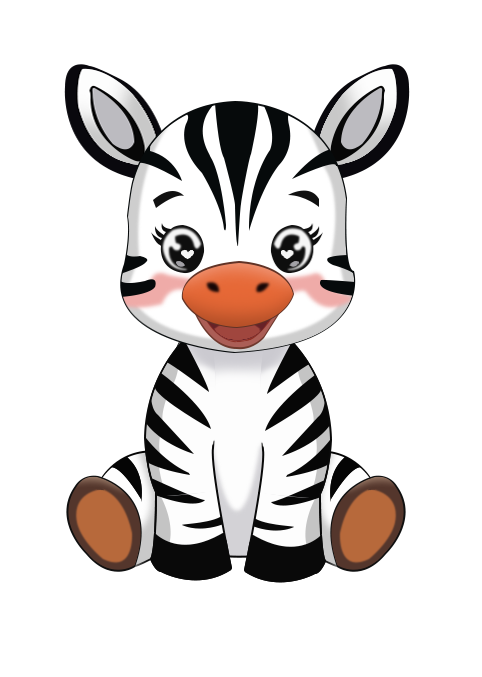
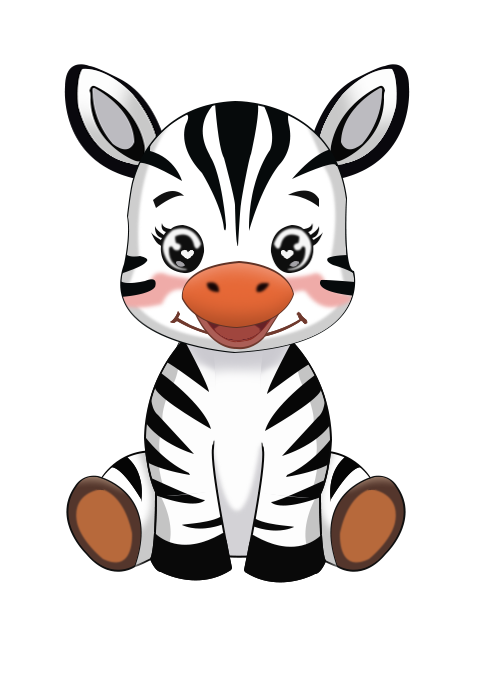
Before/after of a 482x677 layered artwork. What changed in the layer stack:
showed "cười_mỉm" over box(170, 311, 308, 337)
